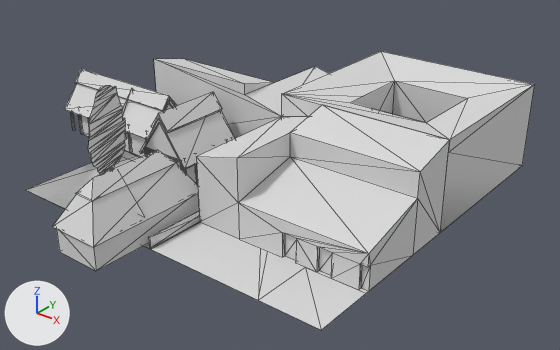
One commit to the OBJ model assets/stl_export/r2r1.obj: the scene before it, then after it.
Rendered twice from a camera (50 mm lens) standing at (37.0, -46.5, 29.0) and looking at (1.3, -1.8, 1.3). Lighting does not change. The marker at lower left points along +X, +Y and +Z. The older version comes first. Mesh edges are drawn as thin lines. Where no turn or scale is listed for an object, it has been applied to the vertices. Vertices at exactly the same position are counted once.

The older version as bpy lines, for what is in view:
```python
me_r2r1 = bpy.data.meshes.new('r2r1')
me_r2r1.from_pydata(...)  # 559 vertices, 856 faces; spans x -22.6..15.0, y -19.4..15.0, z 0.0..9.3
me_r2r1.materials.append(mat_default)  # light grey #dadada
ob_r2r1 = bpy.data.objects.new('r2r1', me_r2r1)
ob_r2r1.location = (0.0, 0.0, 0.0)
```
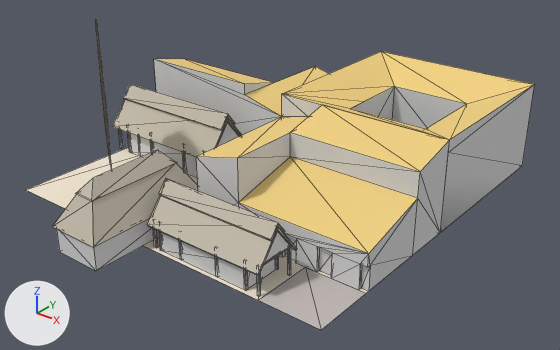
The change, as a list of edits to the scene's bpy script:
```text
Add mat_straw:
    mat_straw = principled_material('straw')
    mat_straw.base_color = (0.569, 0.514, 0.42)  # light grey #c7bead
    mat_straw.roughness = 1.0
Add mat_road:
    mat_road = principled_material('road')
    mat_road.base_color = (0.537, 0.49, 0.467)  # light grey #c2bab6
    mat_road.roughness = 1.0
Add mat_cortyard:
    mat_cortyard = principled_material('cortyard')
    mat_cortyard.base_color = (0.878, 0.792, 0.651)  # pale yellow #f1e6d3
    mat_cortyard.roughness = 1.0
Add mat_material:
    mat_material = principled_material('Material')
    mat_material.base_color = (0.878, 0.639, 0.224)  # yellow #f1d182
    mat_material.roughness = 1.0
Change me_r2r1:
    remove me_r2r1.from_pydata(...)  # 559 vertices, 856 faces; spans x -22.6..15.0, y -19.4..15.0, z 0.0..9.3
    add me_r2r1.from_pydata(...)  # 520 vertices, 798 faces; spans x -15.7..15.0, y -19.4..15.0, z 0.0..14.4
    me_r2r1 part 1: the loose piece of 20 vertices spanning x -22.4..-22.2, y -4.5..-0.5, z 0.0..2.7 is moved by (6.9, 0.0, 0.0)
    me_r2r1 part 2: the loose piece of 3 vertices spanning x -22.4, y -4.4..-0.7, z 2.7..5.0 is moved by (18.5, 0.0, 0.0)
    me_r2r1 part 3: the loose piece of 10 vertices spanning x -21.0..-11.6, y -4.5..-0.5, z 0.0..5.0 is scaled about its middle by (-0.849, -0.838, 0.849), then moved by (20.9, -10.4, -0.4)
    me_r2r1 part 4: the loose piece of 20 vertices spanning x -8.3..-4.0, y -7.7..-7.6, z 0.0..3.2 is turned -90 degrees about the z axis through its middle and scaled by 0.755, then moved by (6.2, -5.3, -0.5)
    me_r2r1 part 5: the loose piece of 14 vertices spanning x -8.1..-4.0, y -2.4..-2.3, z 0.0..3.2 is turned -90 degrees about the z axis through its middle and scaled by 0.754, then moved by (14.7, -10.7, -0.5)
    me_r2r1 part 6: the loose piece of 20 vertices spanning x -8.3..-4.0, y -1.7..-1.6, z 0.0..3.2 is turned -90 degrees about the z axis through its middle and scaled by 0.755, then moved by (15.9, -11.3, -0.5)
    me_r2r1 part 7: a new loose piece, a box spanning x 5.99..6.16, y -14.65..-14.48, z 0.0..2.27, in mat_default (light grey #dadada)
    me_r2r1 part 8: the loose piece of 12 vertices spanning x -22.6..-10.6, y -5.0..-0.1, z 2.1..5.3 is moved by (6.9, 0.0, 0.0), in mat_straw (light grey #c7bead)
    me_r2r1 part 9: the loose piece of 12 vertices spanning x -22.6..-10.6, y -3.4..-1.7, z 4.4..5.7 is moved by (6.9, 0.0, 0.0), in mat_straw (light grey #c7bead)
    me_r2r1 part 10: the loose piece of 12 vertices spanning x -22.6..-10.6, y -5.0..-0.1, z 2.1..5.3 is copied, and the copy is scaled about its middle by (-0.849, -0.838, 0.849), then moved by (21.5, -10.4, -0.6), in mat_straw (light grey #c7bead); it spans x -0.2..10.0, y -15.0..-10.9, z 1.8..4.5
    me_r2r1 part 11: the loose piece of 12 vertices spanning x -22.6..-10.6, y -5.0..-0.1, z 2.1..5.3 is copied, and the copy is scaled about its middle by (-0.849, -0.288, 0.297), then moved by (21.5, -10.4, 0.5), in mat_straw (light grey #c7bead); it spans x -0.2..10.0, y -13.7..-12.2, z 3.7..4.8
    me_r2r1 part 12: 12 loose pieces with 102 vertices, spanning x -21.1..-3.6, y -7.8..-1.5, z 0.0..6.7, are deleted
    me_r2r1 part 13: 17 vertices moved from x -14.1..4.0, y -11.1..6.0, z 0.0..6.5 to x -14.1..4.0, y -11.0..6.0, z 0.0..6.0; 108 vertices removed from x -15.0..11.0, y -15.0..11.0, z 0.0..9.3; 88 vertices added at x -14.1..11.0, y -14.5..11.0, z 0.0..14.4
    me_r2r1 part 14: 3 vertices added at x 9.8, y -14.5..-11.4, z 2.3..4.2
    me_r2r1 part 15: 3 faces spanning x -15.0..10.0, y -15.0..15.0, z 0.0 switch from mat_default (light grey #dadada) to mat_cortyard (pale yellow #f1e6d3)
    me_r2r1 part 16: 14 faces spanning x -15.0..15.0, y -10.0..10.0, z 3.0..7.5 switch from mat_default (light grey #dadada) to mat_material (yellow #f1d182)
    me_r2r1 part 17: 4 faces spanning x -15.0..15.0, y -15.0..15.0, z 0.0 switch from mat_default (light grey #dadada) to mat_road (light grey #c2bab6)
    me_r2r1 part 18: 18 faces spanning x -5.0..-0.6, y -19.4..-8.9, z 2.1..5.7 switch from mat_default (light grey #dadada) to mat_straw (light grey #c7bead)
    other edits to the shape of me_r2r1 do not show in these pictures
    add me_r2r1.materials.append(mat_w)  # beige #e2e2bc
```

Location of each change, [x1, y1, x2, y2] in pixels of the pictures (560 x 350 px; the box of a moved part takes in the faces that stretch with it):
'r2r1', reshaped (11% taller): before [26, 51, 535, 330]; after [26, 21, 535, 330]
part 1 of me_r2r1, moved or reshaped: before [71, 112, 76, 130]; after [118, 129, 123, 149]
part 2 of me_r2r1, moved or reshaped (not visible before): after [217, 123, 239, 147]
part 3 of me_r2r1, moved or reshaped: before [80, 116, 146, 156]; after [161, 232, 277, 289]
part 4 of me_r2r1, moved or reshaped: before [145, 148, 183, 170]; after [153, 228, 158, 248]
part 5 of me_r2r1, moved or reshaped (not visible before): after [244, 269, 248, 290]
part 6 of me_r2r1, moved or reshaped (not visible before): after [257, 246, 291, 297]
part 7 of me_r2r1, added: after [215, 256, 218, 277]
part 8 of me_r2r1, moved or reshaped: before [64, 83, 175, 139]; after [112, 99, 242, 157]
part 9 of me_r2r1, moved or reshaped: before [75, 69, 176, 111]; after [123, 84, 235, 131]
part 10 of me_r2r1, added: after [147, 195, 297, 276]
part 11 of me_r2r1, added: after [159, 179, 285, 241]
part 12 of me_r2r1, deleted: before [78, 92, 235, 185]
part 13 of me_r2r1, moved or reshaped: before [26, 51, 534, 249]; after [96, 21, 534, 177]
part 14 of me_r2r1, added: after [264, 231, 290, 263]
part 15 of me_r2r1, recoloured: [29, 150, 262, 300] in both
part 16 of me_r2r1, recoloured (light grey to yellow): [156, 59, 449, 254] in both
part 17 of me_r2r1, recoloured: [259, 267, 366, 330] in both
part 18 of me_r2r1, recoloured: [53, 150, 198, 247] in both
